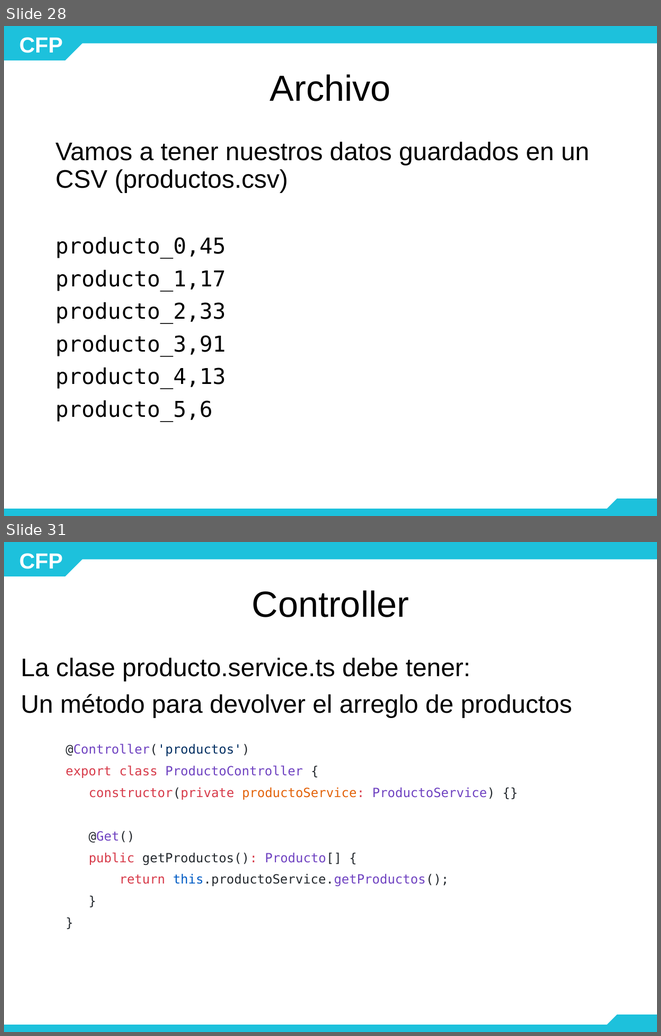
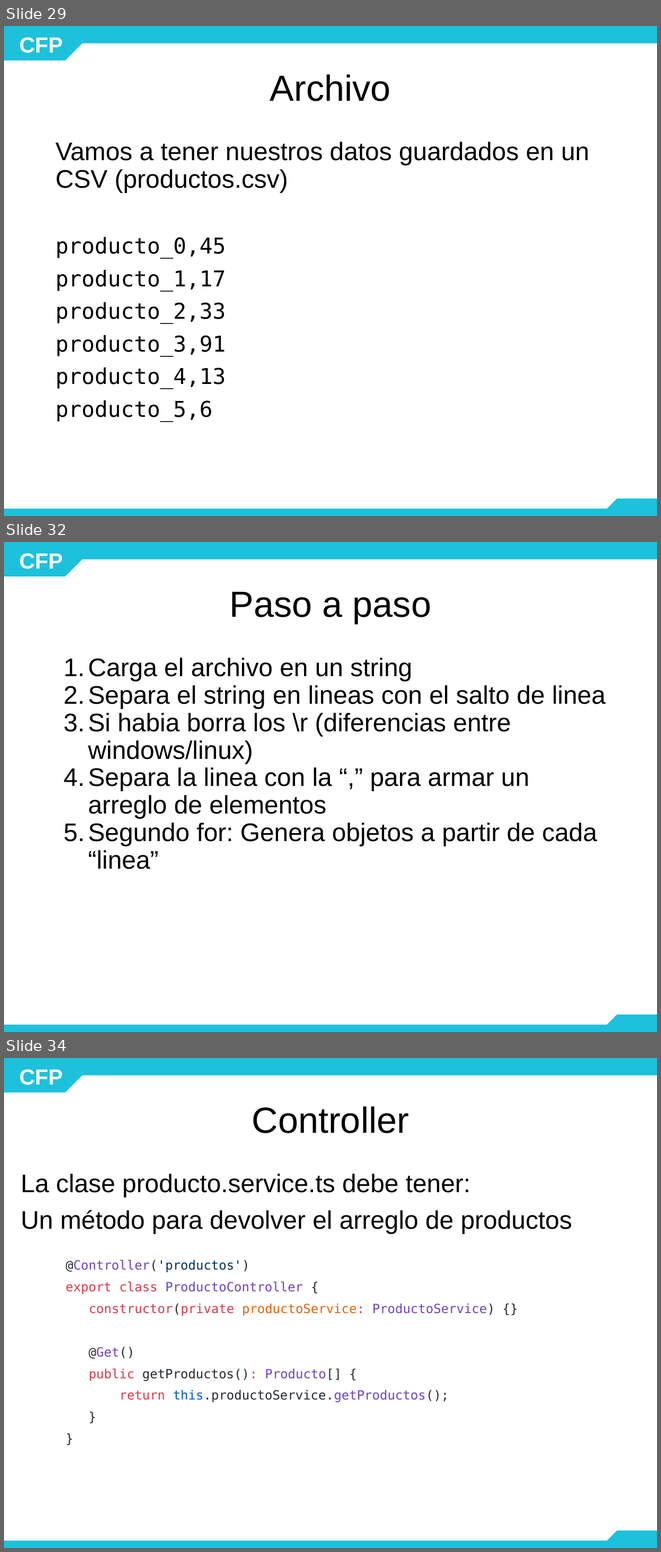
Before and after one commit to mariela21180/concesionaria, a slide deck: modulo4/4.3.1/- Teoria/03.1 MVC - Router y GET de API REST.pptx. Shown one above the other, each under a label of ours: slides 28 and 31 before the commit, slides 29, 32 and 34 after it; the slides between them are not shown. The pictures are 661x1036 and 661x1552 pixels, drawn with LibreOffice and Linux fonts; fonts in the diff are those of the drawing; background and template pictures are left out. Boxes give left, top, right and bottom in pixels: in the first picture for what was removed or moved away, otherwise in the second. Text is boxed around its words. In the diff, an @@ line names an element or a change of style, - is before the commit and + after.

```diff
--- a/modulo4/4.3.1/- Teoria/03.1 MVC - Router y GET de API REST.pptx
+++ b/modulo4/4.3.1/- Teoria/03.1 MVC - Router y GET de API REST.pptx
@@ slide 32 added at (x1=4, y1=542, x2=657, y2=1032), background #FFFFFF; not listed: 5 template elements that a slide beside it also shows @@
@@ title added at (x1=230, y1=592, x2=431, y2=624), 40 pt, text #000000 @@
+Paso a paso
@@ text added at (x1=88, y1=658, x2=606, y2=869), 28 pt, text #000000 @@
+1. Carga el archivo en un string
+2. Separa el string en lineas con el salto de linea
+3. Si habia borra los \r (diferencias entre windows/linux)
+4. Separa la linea con la “,” para armar un arreglo de elementos
+5. Segundo for: Genera objetos a partir de cada “linea”
@@ what was slide 28 is now slide 29 @@
@@ what was slide 31 is now slide 34 @@
```
Also in this commit, not shown: 9 slides changed, 2 other slides added, 1 other file.
